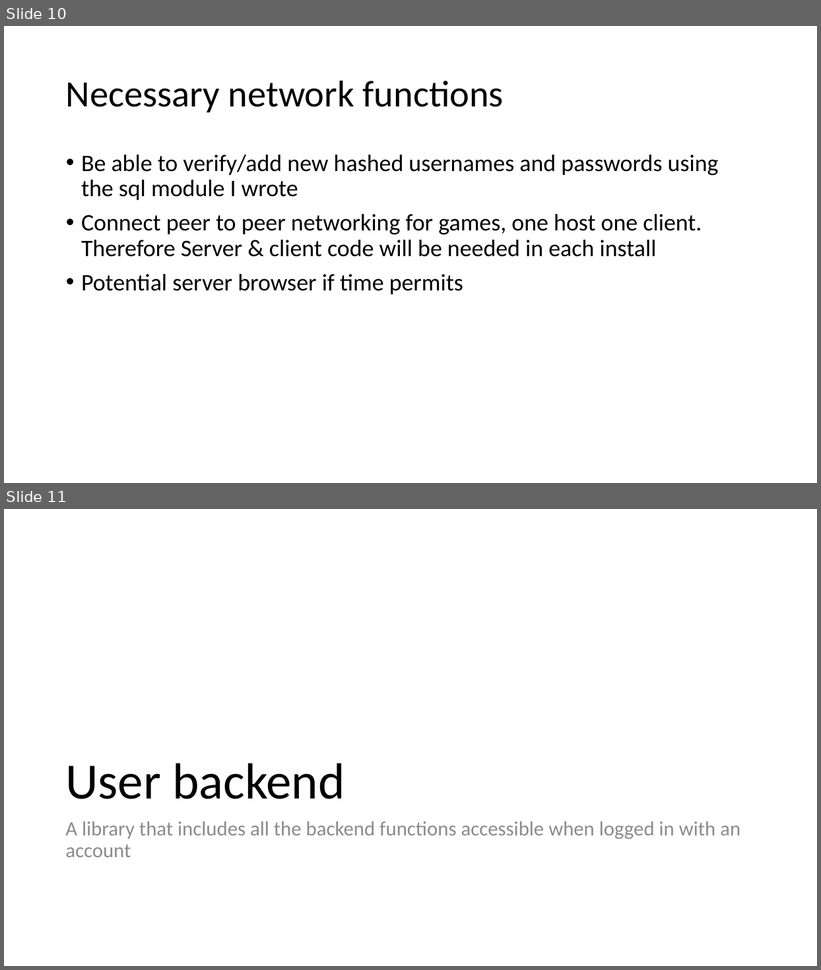
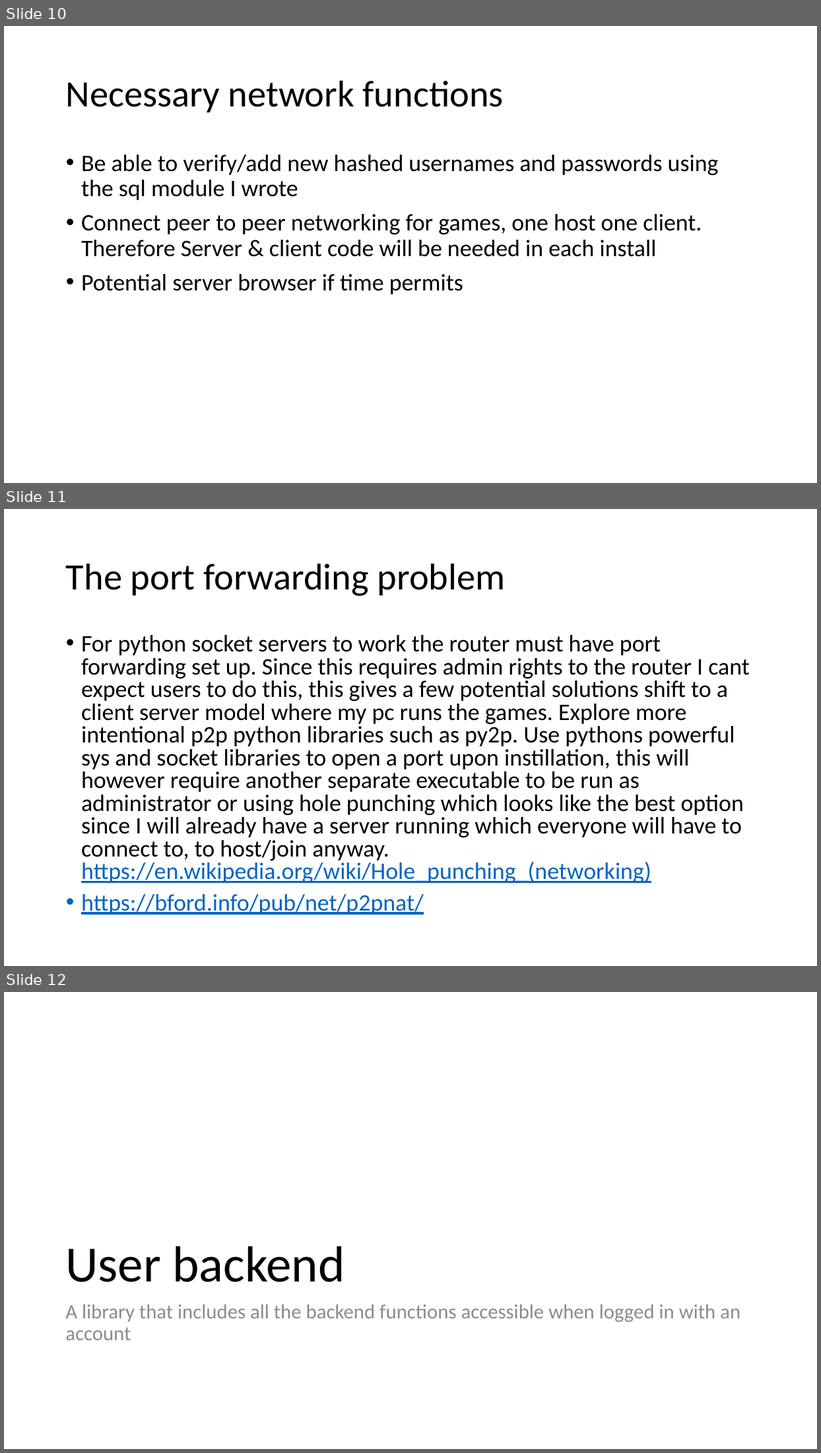
Before and after one commit to curtben1/actualCoursework, a slide deck: dev log.pptx. Shown one above the other, each under a label of ours: slides 10 and 11 before the commit, slides 10, 11 and 12 after it. The pictures are 821x970 and 821x1453 pixels, drawn with LibreOffice and Linux fonts; fonts in the diff are those of the drawing. Boxes give left, top, right and bottom in pixels: in the first picture for what was removed or moved away, otherwise in the second. Text is boxed around its words. In the diff, an @@ line names an element or a change of style, - is before the commit and + after.

```diff
--- a/dev log.pptx
+++ b/dev log.pptx
@@ slide 11 added at bbox=[4, 509, 817, 966], background #FFFFFF @@
@@ title added at bbox=[66, 563, 506, 596], 44 pt, text #000000 @@
+The port forwarding problem
@@ text added at bbox=[81, 635, 750, 915], 28 pt, text #000000 @@
+• For python socket servers to work the router must have port forwarding set up. Since this requires admin rights to the router I cant expect users to do this, this gives a few potential solutions shift to a client server model where my pc runs the games. Explore more intentional p2p python libraries such as py2p. Use pythons powerful sys and socket libraries to open a port upon instillation, this will however require another separate executable to be run as administrator or using hole punching which looks like the best option since I will already have a server running which everyone will have to connect to, to host/join anyway. https://en.wikipedia.org/wiki/Hole_punching_(networking)
+• https://bford.info/pub/net/p2pnat/
@@ what was slide 11 is now slide 12 @@
```
